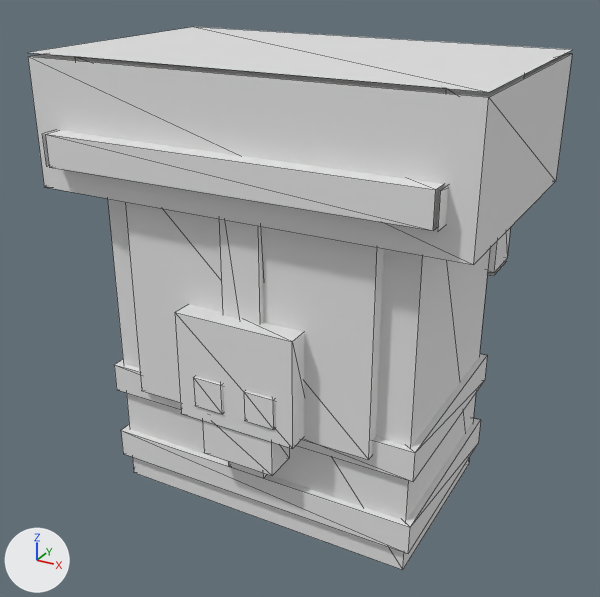
What one commit did to the OBJ model tools/armor_src/models/entity/barrow_lord/chest_body.obj.
The view is the same before and after, from a 50 mm lens placed at (0.696, -1.276, 1.738), pointed at (0.001, -0.013, 1.106). The lights are fixed; the arrows at lower left show +X, +Y and +Z. The picture after the commit comes second. Mesh edges are drawn as thin lines. Where no turn or scale is listed for an object, it has been applied to the vertices.

Before the edit, the objects in view are built like this:
```python
me_chest_body = bpy.data.meshes.new('chest_body')
me_chest_body.from_pydata(...)  # 140 vertices, 180 faces; spans x -0.394..0.394, y -0.269..0.269, z 0.712..1.556
ob_chest_body = bpy.data.objects.new('chest_body', me_chest_body)
ob_chest_body.location = (0.0, 0.0, 0.0)
```
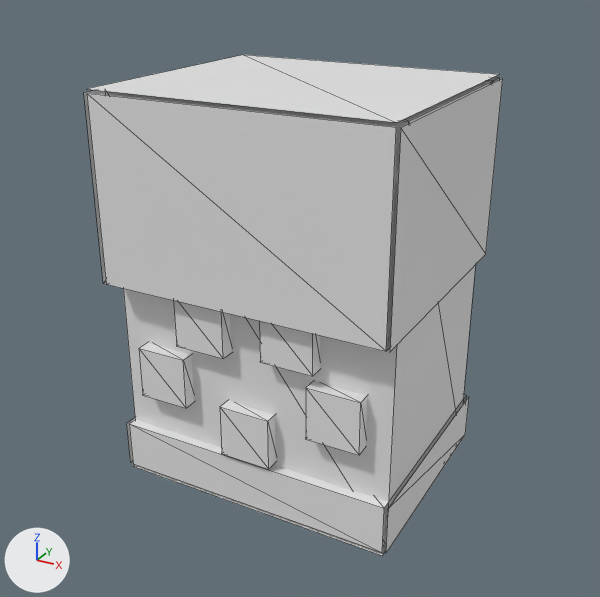
Patch to the scene script:
```diff
--- a/tools/armor_src/models/entity/barrow_lord/chest_body.obj.py
+++ b/tools/armor_src/models/entity/barrow_lord/chest_body.obj.py
@@ me_chest_body @@
 # used by ob_chest_body; location = (0.0, 0.0, 0.0)
-me_chest_body.from_pydata(...)  # 140 vertices, 180 faces; spans x -0.394..0.394, y -0.269..0.269, z 0.712..1.556
+me_chest_body.from_pydata(...)  # 88 vertices, 96 faces; spans x -0.278..0.278, y -0.237..0.238, z 0.756..1.506
+# me_chest_body part 1: a new loose piece, a box spanning x -0.272..0.272, y -0.194..0.194, z 0.762..1.5
+# me_chest_body part 2: a new loose piece, a box spanning x -0.225..-0.125, y -0.219..-0.187, z 0.938..1.038
+# me_chest_body part 3: a new loose piece, a box spanning x -0.05..0.05, y -0.219..-0.187, z 0.863..0.962
+# me_chest_body part 4: a new loose piece, a box spanning x 0.125..0.225, y -0.219..-0.187, z 0.95..1.05
+# me_chest_body part 5: a new loose piece, a box spanning x -0.138..-0.038, y -0.219..-0.187, z 1.062..1.163
+# me_chest_body part 6: a new loose piece, a box spanning x 0.038..0.138, y -0.219..-0.187, z 1.075..1.175
+# me_chest_body part 7: the loose piece of 8 vertices spanning x -0.3..0.3, y -0.181..0.181, z 0.712..1.5 is rebuilt with 8 vertices and now spans x -0.272..0.272, y -0.237..0.238, z 1.163..1.5
+# me_chest_body part 8: the loose piece of 8 vertices spanning x -0.312..0.312, y -0.194..0.194, z 0.762..0.819 is rebuilt with 8 vertices and now spans x -0.272..0.272, y -0.212..0.213, z 0.762..0.856
+# me_chest_body part 9: 17 loose pieces with 116 vertices, spanning x -0.394..0.394, y -0.269..0.269, z 0.837..1.556, are deleted
+# me_chest_body part 10
+# 8 vertices are removed from x -0.394..0.394, y -0.237..0.238, z 1.325..1.55
+# 10 faces are deleted
+# 12 vertices are added at x -0.278..0.278, y -0.237..-0.212, z 0.756..1.506
+# 6 new vertices lie (0.0, 0.475, 0.0) away from vertices in x -0.278..0.278, y -0.237, z 1.163..1.506
+# 6 new vertices lie (0.0, 0.425, 0.0) away from vertices in x -0.278..0.278, y -0.212, z 0.756..0.856
+# 12 new faces join them
```

What differs and where, as boxes (x1, y1, x2, y2) in the pictures (600 x 597 px; the box of a moved part takes in the faces that stretch with it):
'chest_body', reshaped (23% narrower, 8% shorter): before (28, 27, 572, 570); after (84, 55, 503, 556)
part 1 of me_chest_body, added: after (105, 81, 492, 546)
part 2 of me_chest_body, added: after (139, 343, 194, 408)
part 3 of me_chest_body, added: after (220, 401, 276, 470)
part 4 of me_chest_body, added: after (306, 381, 367, 455)
part 5 of me_chest_body, added: after (173, 300, 231, 359)
part 6 of me_chest_body, added: after (259, 321, 320, 376)
part 7 of me_chest_body, rebuilt: before (108, 199, 490, 570); after (87, 77, 499, 351)
part 8 of me_chest_body, rebuilt: before (121, 418, 481, 554); after (129, 395, 466, 553)
part 9 of me_chest_body, deleted: before (29, 27, 572, 481)
part 10 of me_chest_body, moved or reshaped: before (28, 53, 572, 265); after (84, 55, 503, 556)
